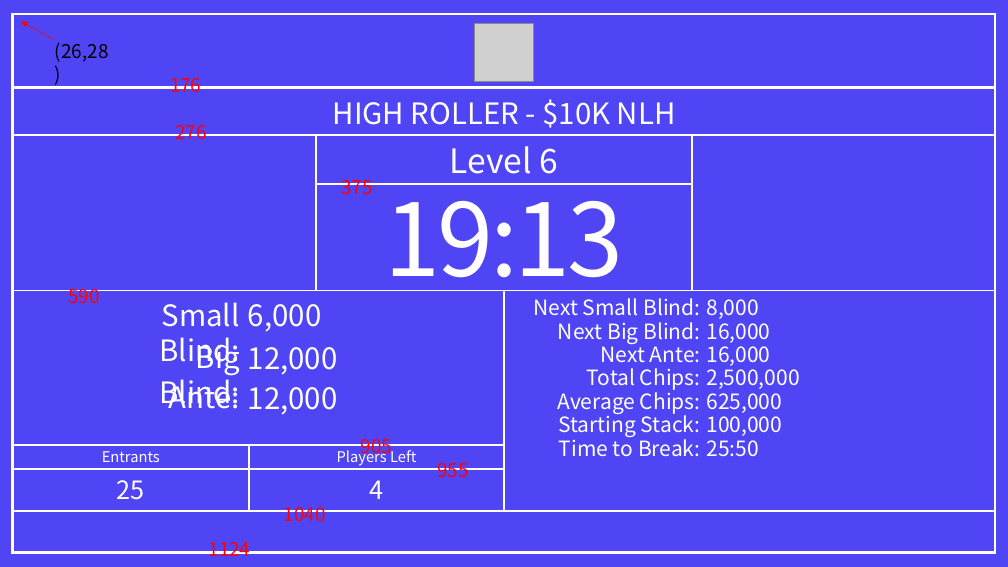
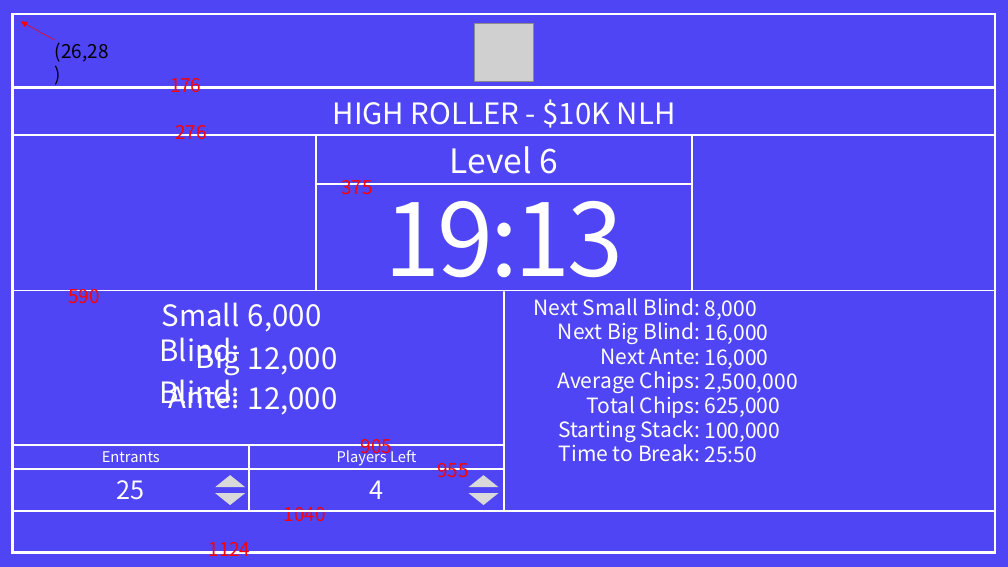
Before and after one commit to kage3175/PokerTimer, a slide deck: slide 3 of 프레젠테이션1.pptx. Drawn at 1008x567 pixels with LibreOffice and Linux fonts; fonts in the diff are those of the drawing; grey boxes stand for pictures. Boxes give left, top, right and bottom in pixels: in the first picture for what was removed or moved away, otherwise in the second. Text is boxed around its words. In the diff, an @@ line names an element or a change of style, - is before the commit and + after.

```diff
--- a/프레젠테이션1.pptx
+++ b/프레젠테이션1.pptx
@@ text "16,000" rewrapped from box(706, 341, 770, 366) to box(704, 349, 768, 369) @@
@@ text "Average Chips:" rewrapped from box(557, 388, 701, 414) to box(557, 371, 701, 393) @@
@@ text "Total Chips:" rewrapped from box(587, 368, 701, 390) to box(587, 392, 701, 418) @@
@@ text "625,000" rewrapped from box(706, 388, 782, 413) to box(704, 397, 780, 417) @@
@@ 5 texts: place and size @@
-5 texts at box(558, 364, 799, 457)
+5 texts at box(558, 368, 797, 463)
@@ triangle added at box(216, 476, 245, 488), fill #D9D9D9 @@
@@ triangle added at box(469, 476, 498, 488), fill #D9D9D9 @@
@@ triangle added at box(216, 493, 245, 505), fill #D9D9D9 @@
@@ triangle added at box(469, 493, 498, 505), fill #D9D9D9 @@
```
Also in this commit, not shown: 2 other files.
